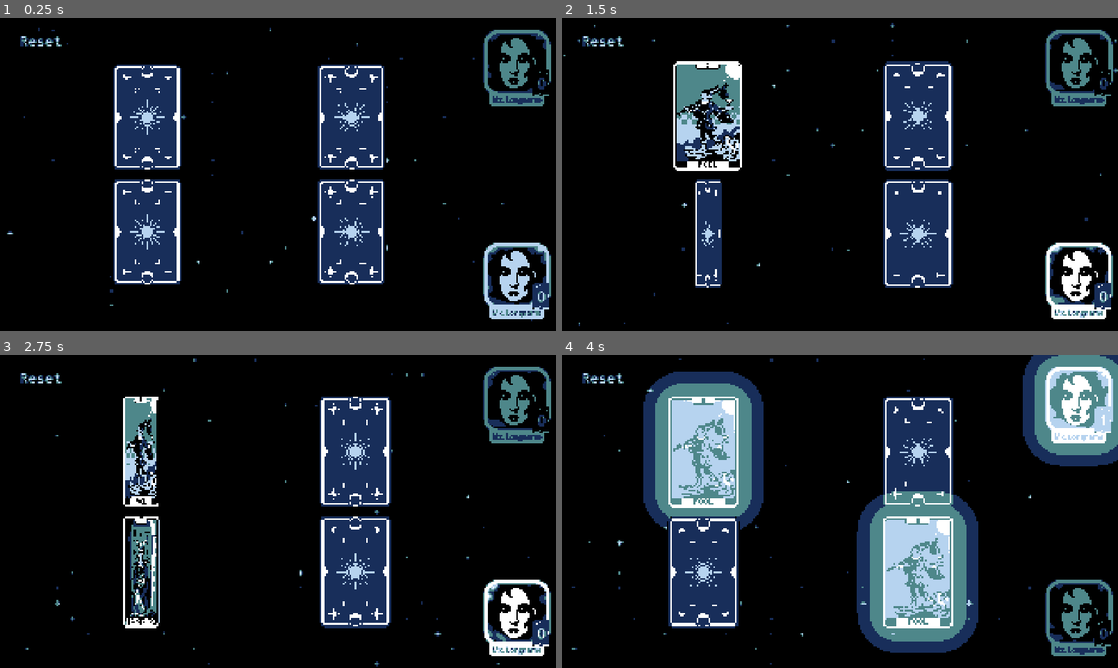
Above: before the commit, frames 1-4 (two rows, left to right).
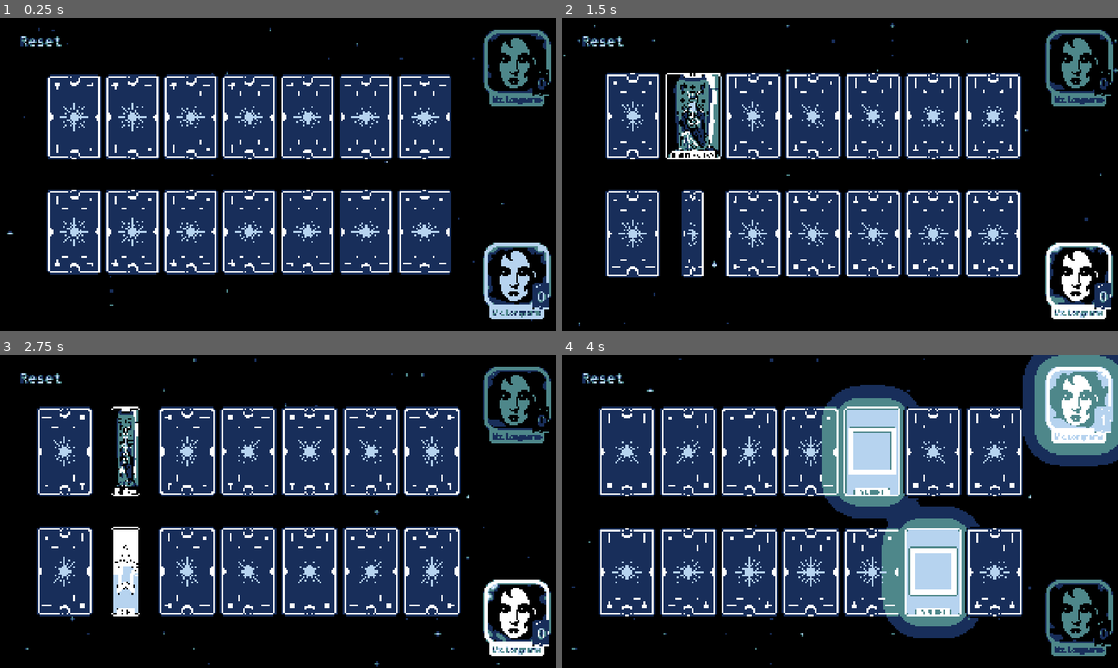
Above: after the commit, the same moments.

Repository: Raisinaut/summer-slow-jam-2026
Game: Godot game, scene res://gameplay/levels/level.tscn
Same seed, same stepped clock (60 frames per second), same inputs: the game is played once before the commit and once after it.
Inputs (mouse positions are in pixels of both pictures, inside the frame that each line leads up to):
- Up to frame 1 (0.25 s): no input
- Up to frame 2 (1.5 s): click (706, 118) at 0.52 s; click (712, 233) at 1.27 s
- Up to frame 3 (2.75 s): move the mouse to (400, 495) at 2.02 s
- Up to frame 4 (4 s): move the mouse to (728, 527) at 2.77 s; move the mouse to (895, 442) at 3.52 s

The runs differ from the first frame. In frame 1, 32% of the frame differs, in the area x 8-82%, y 14-86%; in frame 2, 35%; in frame 3, 36%; in frame 4, 43%, in the area x 6-83%, y 5-96%.

Commit message:
Added Zener cards

Diff:
--- a/automatic_card_swap_idea/godot/gameplay/card_grid/card_grid.gd
+++ b/automatic_card_swap_idea/godot/gameplay/card_grid/card_grid.gd
@@ -14,7 +14,6 @@
 	set(val): rows = val; check_grid_validity()
 @export var spacing : int = 20
 @export var card_scene : PackedScene
-@export var card_textures : Array[Texture]
 @export var data_variants : Array[CardData] = []
 @export_range(0, 1, 1, "or_greater") var variant_count_override : int = 0
 
@@ -45,16 +44,6 @@
 	# Allow override to anything lower than max
 	if variant_count_override in range(1, max_variants):
 		variant_count = variant_count_override
-
-func generate_data_variants() -> void:
-	card_textures.shuffle()
-	if variant_count > card_textures.size():
-		push_error("variant_count should not be greater than the number of card textures")
-		variant_count = card_textures.size()
-	for i in variant_count:
-		var data = CardData.new()
-		data.front = card_textures[i]
-		data_variants.append(data)
 
 func generate_deck() -> void:
 	check_grid_validity()
--- a/automatic_card_swap_idea/godot/gameplay/interface/components/player_info.tscn
+++ b/automatic_card_swap_idea/godot/gameplay/interface/components/player_info.tscn
@@ -176,5 +176,6 @@
 
 [node name="PanelDarken" type="Panel" parent="." unique_id=494573351]
 unique_name_in_owner = true
+visible = false
 layout_mode = 2
 theme_override_styles/panel = SubResource("StyleBoxFlat_82sw0")
--- a/automatic_card_swap_idea/godot/gameplay/interface/components/scripts/player_info.gd
+++ b/automatic_card_swap_idea/godot/gameplay/interface/components/scripts/player_info.gd
@@ -15,6 +15,7 @@
 @onready var panel_darken: Panel = %PanelDarken
 
 func _ready() -> void:
+	panel_darken.visible = true # override hide in editor
 	portrait_back.visible = true # hidden in editor to avoid rendering shader
 	score = 0
 	portrait_back.material.set_shader_parameter("spin_speed", randf_range(0.2, 0.3))
--- a/automatic_card_swap_idea/godot/gameplay/levels/level.tscn
+++ b/automatic_card_swap_idea/godot/gameplay/levels/level.tscn
@@ -9,11 +9,19 @@
 [ext_resource type="Script" uid="uid://dal1oawmia0yq" path="res://gameplay/levels/debug_overlay.gd" id="4_qe303"]
 [ext_resource type="PackedScene" uid="uid://ccle7011x2ap8" path="res://gameplay/interface/interface.tscn" id="4_t62bn"]
 [ext_resource type="Texture2D" uid="uid://bkwjvfq8y3mcg" path="res://assets/textures/palettes/bw_palette.png" id="7_x3pin"]
+[ext_resource type="Script" uid="uid://b2187jctll4mi" path="res://resources/_classes/card_data.gd" id="8_l3jmu"]
 [ext_resource type="Script" uid="uid://d4exmh2c4d8jw" path="res://gameplay/camera/camera.gd" id="8_scvkp"]
 [ext_resource type="Texture2D" uid="uid://cljngxm14hkso" path="res://assets/textures/tarot/front/tarot_1.png" id="8_u1phi"]
 [ext_resource type="Texture2D" uid="uid://bcqgrelbghla" path="res://assets/textures/tarot/front/00.png" id="9_c6mru"]
 [ext_resource type="Shader" uid="uid://bf4fahpf537ou" path="res://shaders/palette_adapt.gdshader" id="9_x3pin"]
+[ext_resource type="Resource" uid="uid://b5gvw6uqjxfpe" path="res://resources/cards/0_fool.tres" id="9_xbsua"]
+[ext_resource type="Resource" uid="uid://dwoti70apphj8" path="res://resources/cards/2_high_priestess.tres" id="10_d105i"]
+[ext_resource type="Resource" uid="uid://vh8q0pgubgq0" path="res://resources/cards/zener_circle.tres" id="11_2v4r7"]
+[ext_resource type="Resource" uid="uid://bwhrtpb7wjw6l" path="res://resources/cards/zener_plus.tres" id="12_sfvc4"]
+[ext_resource type="Resource" uid="uid://dsbxntiexqwdf" path="res://resources/cards/zener_square.tres" id="13_swuu1"]
 [ext_resource type="Texture2D" uid="uid://baqney5r6n4g3" path="res://assets/textures/palettes/palettes6.png" id="14_5mggc"]
+[ext_resource type="Resource" uid="uid://r23e1y6k8qt5" path="res://resources/cards/zener_star.tres" id="14_mdrkn"]
+[ext_resource type="Resource" uid="uid://bn57xs5h0omvl" path="res://resources/cards/zener_waves.tres" id="15_ptk3l"]
 
 [sub_resource type="CanvasItemMaterial" id="CanvasItemMaterial_rkly2"]
 particles_animation = true
@@ -151,8 +159,9 @@
 offset_top = 145.0
 offset_right = 1567.0
 offset_bottom = 935.0
-columns = 2
+columns = 7
 rows = 2
+data_variants = Array[ExtResource("8_l3jmu")]([ExtResource("9_xbsua"), ExtResource("10_d105i"), ExtResource("11_2v4r7"), ExtResource("12_sfvc4"), ExtResource("13_swuu1"), ExtResource("14_mdrkn"), ExtResource("15_ptk3l")])
 
 [node name="BackgroundColor" type="CanvasLayer" parent="." unique_id=2094685529]
 layer = -10
--- /dev/null
+++ b/automatic_card_swap_idea/godot/resources/cards/zener_circle.tres
@@ -0,0 +1,9 @@
+[gd_resource type="Resource" script_class="CardData" format=3 uid="uid://vh8q0pgubgq0"]
+
+[ext_resource type="Texture2D" uid="uid://cgf8mt3774htw" path="res://assets/textures/tarot/front/zener1.png" id="1_6th7p"]
+[ext_resource type="Script" uid="uid://b2187jctll4mi" path="res://resources/_classes/card_data.gd" id="1_wxmhe"]
+
+[resource]
+script = ExtResource("1_wxmhe")
+front = ExtResource("1_6th7p")
+metadata/_custom_type_script = "uid://b2187jctll4mi"
--- /dev/null
+++ b/automatic_card_swap_idea/godot/resources/cards/zener_plus.tres
@@ -0,0 +1,9 @@
+[gd_resource type="Resource" script_class="CardData" format=3 uid="uid://bwhrtpb7wjw6l"]
+
+[ext_resource type="Texture2D" uid="uid://cffqtqk8ftdy" path="res://assets/textures/tarot/front/zener2.png" id="1_drpsr"]
+[ext_resource type="Script" uid="uid://b2187jctll4mi" path="res://resources/_classes/card_data.gd" id="2_jf3e8"]
+
+[resource]
+script = ExtResource("2_jf3e8")
+front = ExtResource("1_drpsr")
+metadata/_custom_type_script = "uid://b2187jctll4mi"
--- /dev/null
+++ b/automatic_card_swap_idea/godot/resources/cards/zener_square.tres
@@ -0,0 +1,9 @@
+[gd_resource type="Resource" script_class="CardData" format=3 uid="uid://dsbxntiexqwdf"]
+
+[ext_resource type="Texture2D" uid="uid://cw7ppbpt1q1c1" path="res://assets/textures/tarot/front/zener4.png" id="1_0lksv"]
+[ext_resource type="Script" uid="uid://b2187jctll4mi" path="res://resources/_classes/card_data.gd" id="2_mxjir"]
+
+[resource]
+script = ExtResource("2_mxjir")
+front = ExtResource("1_0lksv")
+metadata/_custom_type_script = "uid://b2187jctll4mi"
--- /dev/null
+++ b/automatic_card_swap_idea/godot/resources/cards/zener_star.tres
@@ -0,0 +1,9 @@
+[gd_resource type="Resource" script_class="CardData" format=3 uid="uid://r23e1y6k8qt5"]
+
+[ext_resource type="Texture2D" uid="uid://b33y4jn57rkhr" path="res://assets/textures/tarot/front/zener5.png" id="1_tn6hh"]
+[ext_resource type="Script" uid="uid://b2187jctll4mi" path="res://resources/_classes/card_data.gd" id="2_brhwk"]
+
+[resource]
+script = ExtResource("2_brhwk")
+front = ExtResource("1_tn6hh")
+metadata/_custom_type_script = "uid://b2187jctll4mi"
--- /dev/null
+++ b/automatic_card_swap_idea/godot/resources/cards/zener_waves.tres
@@ -0,0 +1,9 @@
+[gd_resource type="Resource" script_class="CardData" format=3 uid="uid://bn57xs5h0omvl"]
+
+[ext_resource type="Texture2D" uid="uid://twa1d68qjbdp" path="res://assets/textures/tarot/front/zener3.png" id="1_42t2v"]
+[ext_resource type="Script" uid="uid://b2187jctll4mi" path="res://resources/_classes/card_data.gd" id="2_8aoq3"]
+
+[resource]
+script = ExtResource("2_8aoq3")
+front = ExtResource("1_42t2v")
+metadata/_custom_type_script = "uid://b2187jctll4mi"
Binary file changed: automatic_card_swap_idea/godot/assets/textures/tarot/front/tarot_cards_grayscale.aseprite
Binary file added: automatic_card_swap_idea/godot/assets/textures/tarot/front/zener1.png
Not shown, added: automatic_card_swap_idea/godot/assets/textures/tarot/front/zener1.png.import
Binary file added: automatic_card_swap_idea/godot/assets/textures/tarot/front/zener2.png
Not shown, added: automatic_card_swap_idea/godot/assets/textures/tarot/front/zener2.png.import
Binary file added: automatic_card_swap_idea/godot/assets/textures/tarot/front/zener3.png
Not shown, added: automatic_card_swap_idea/godot/assets/textures/tarot/front/zener3.png.import
Binary file added: automatic_card_swap_idea/godot/assets/textures/tarot/front/zener4.png
Not shown, added: automatic_card_swap_idea/godot/assets/textures/tarot/front/zener4.png.import
Binary file added: automatic_card_swap_idea/godot/assets/textures/tarot/front/zener5.png
Not shown, added: automatic_card_swap_idea/godot/assets/textures/tarot/front/zener5.png.import
